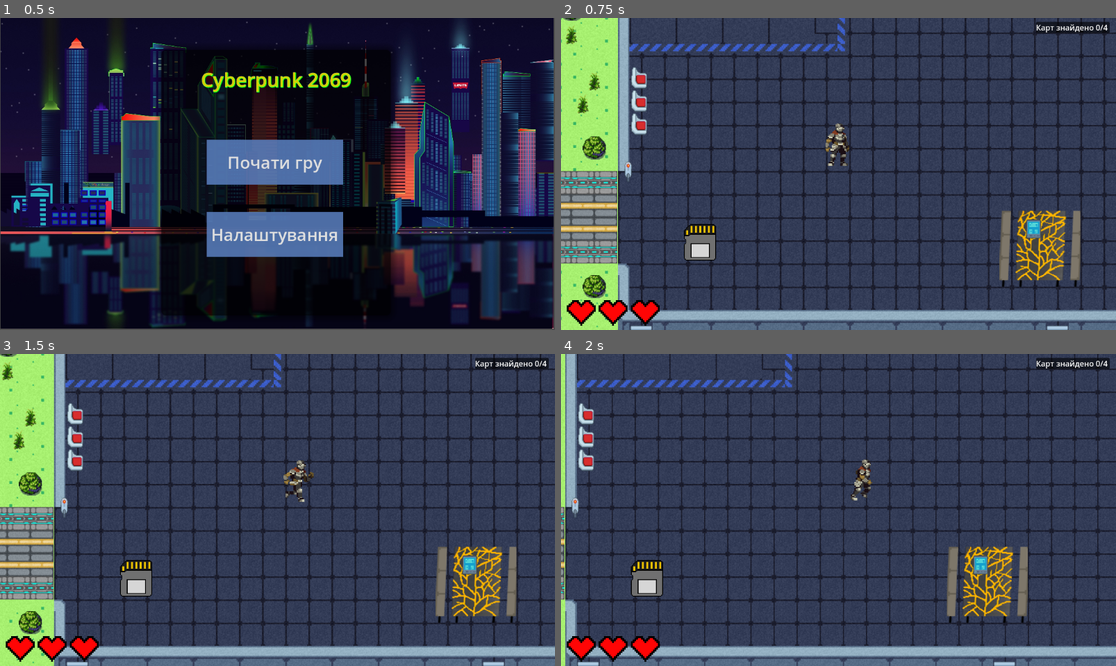
Above: before the commit, frames 1-4 (two rows, left to right).
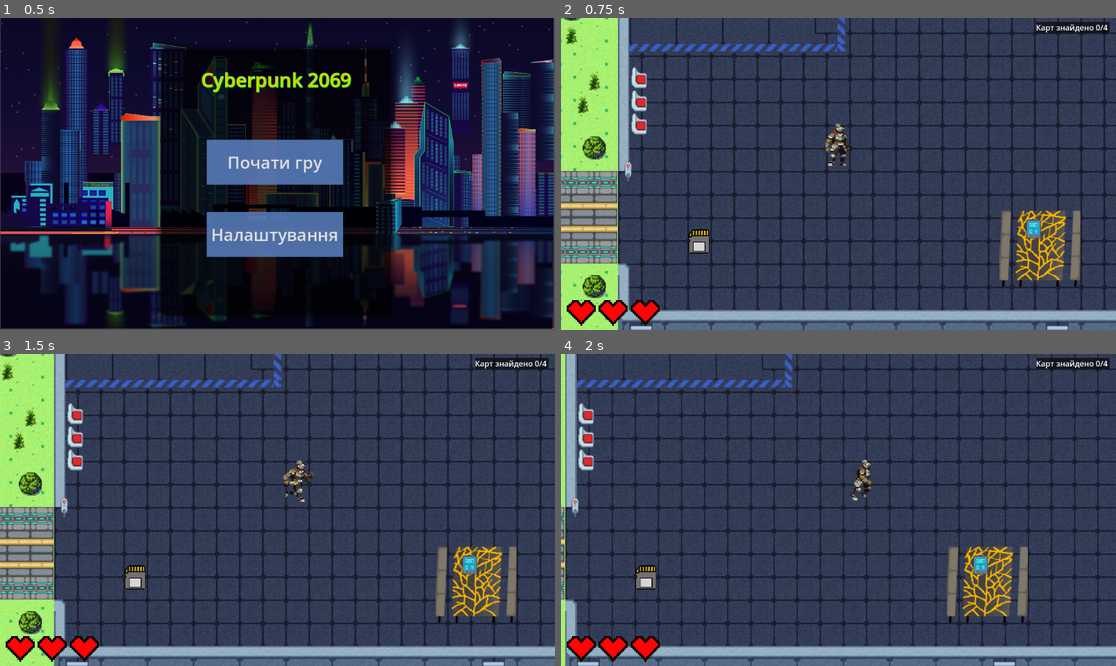
Above: after the commit, the same moments.

Repository: liketaurus/SE-practice-template
Game: Godot game, scene res://Scenes/menu.tscn
The game is run twice, just before and just after one commit, with the same random seed, the same clock (stepped at 60 frames per second) and the same inputs.
Inputs:
- Up to frame 1 (0.5 s): no input
- Up to frame 2 (0.75 s): click "Почати гру" at 0.5 s
- Up to frame 3 (1.5 s): tap Enter at 1.25 s; hold D from 1.28 s (still down); hold E from 1.28 s (still down)
- Up to frame 4 (2 s): keep holding D; keep holding E; tap Space at 1.52 s

Frame 1 is identical in both runs. In frame 2, 0.5% of the frame differs, in the area x 22-29%, y 65-78%; in frame 3, 0.5%; in frame 4, 0.5%, in the area x 12-19%, y 65-78%.

Commit message:
k

Diff:
--- a/src/Cyberpunk2069/Scenes/key.tscn
+++ b/src/Cyberpunk2069/Scenes/key.tscn
@@ -16,7 +16,7 @@
 
 [node name="Key" type="Sprite2D" parent="CollisionShape2D"]
 position = Vector2(-4, 2)
-scale = Vector2(0.077, 0.077)
+scale = Vector2(0.05, 0.05)
 texture = ExtResource("1_udrfl")
 
 [node name="Label" type="Label" parent="."]
@@ -26,5 +26,5 @@
 
 [node name="KeyWhite" type="Sprite2D" parent="Label"]
 position = Vector2(-4, 2)
-scale = Vector2(0.0773125, 0.0773125)
+scale = Vector2(0.05, 0.05)
 texture = ExtResource("2_knxoj")
